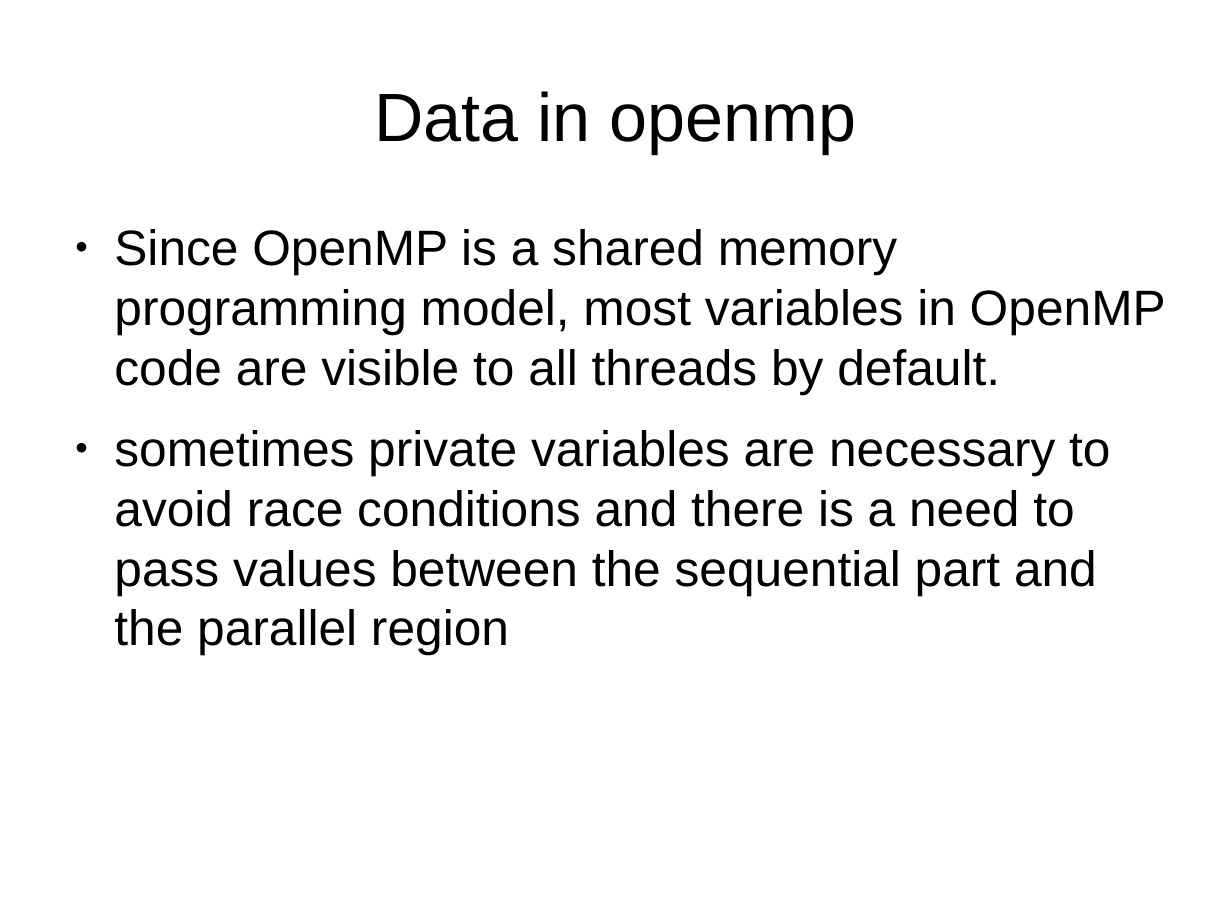
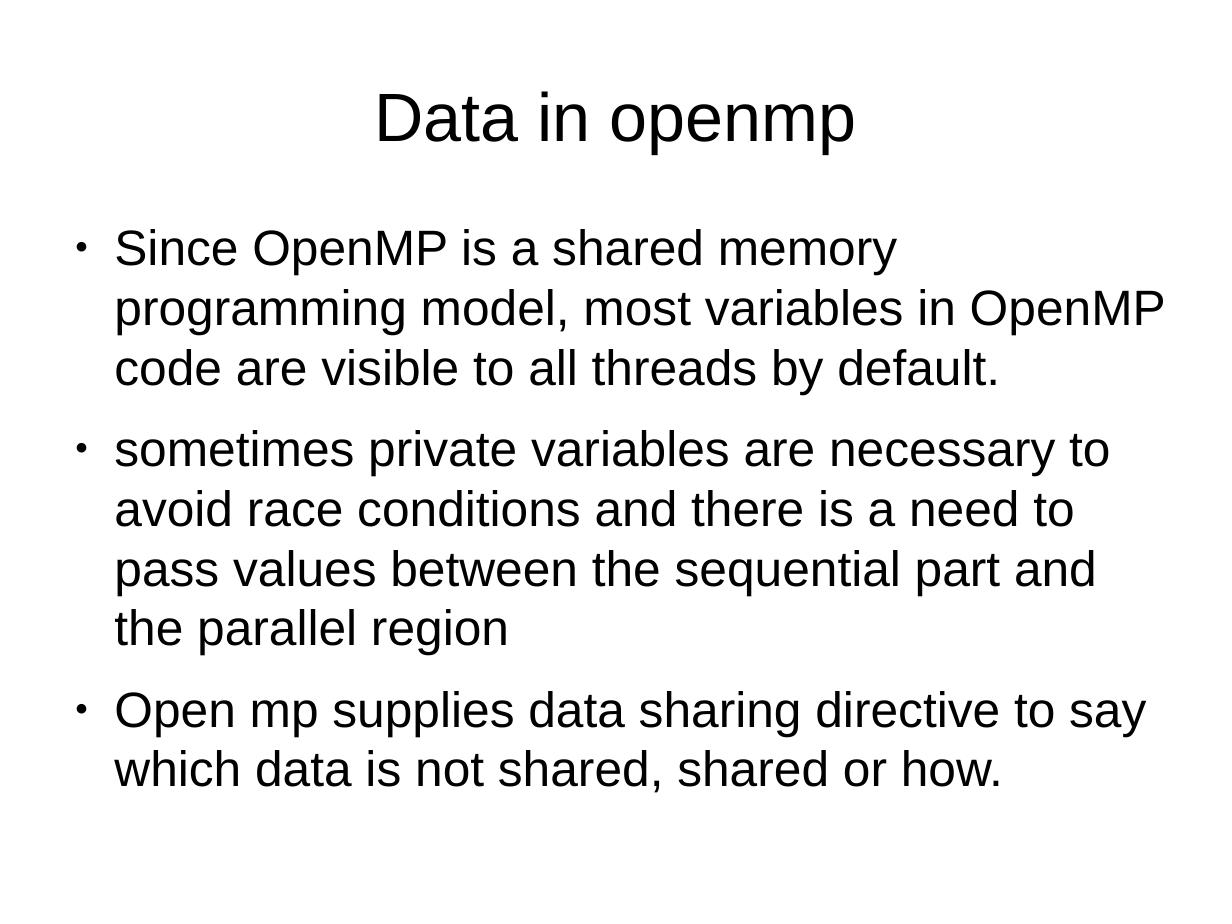
Before and after one commit to veltzer/demos, a slide deck: slide 13 of cpp/multi_core/openmp.odp (slide 10 before the commit). Drawn at 1232x924 pixels with LibreOffice and Linux fonts; fonts in the diff are those of the drawing. Boxes give left, top, right and bottom in pixels: in the first picture for what was removed or moved away, otherwise in the second. Text is boxed around its words. In the diff, an @@ line names an element or a change of style, - is before the commit and + after.

Commit message:
better openmp examples

```diff
--- a/cpp/multi_core/openmp.odp
+++ b/cpp/multi_core/openmp.odp
@@ text at (x1=114, y1=691, x2=1146, y2=793): paragraph added @@
+● Open mp supplies data sharing directive to say which data is not shared, shared or how.
```
Also in this commit, not shown: 10 slides added, 4 other files.
